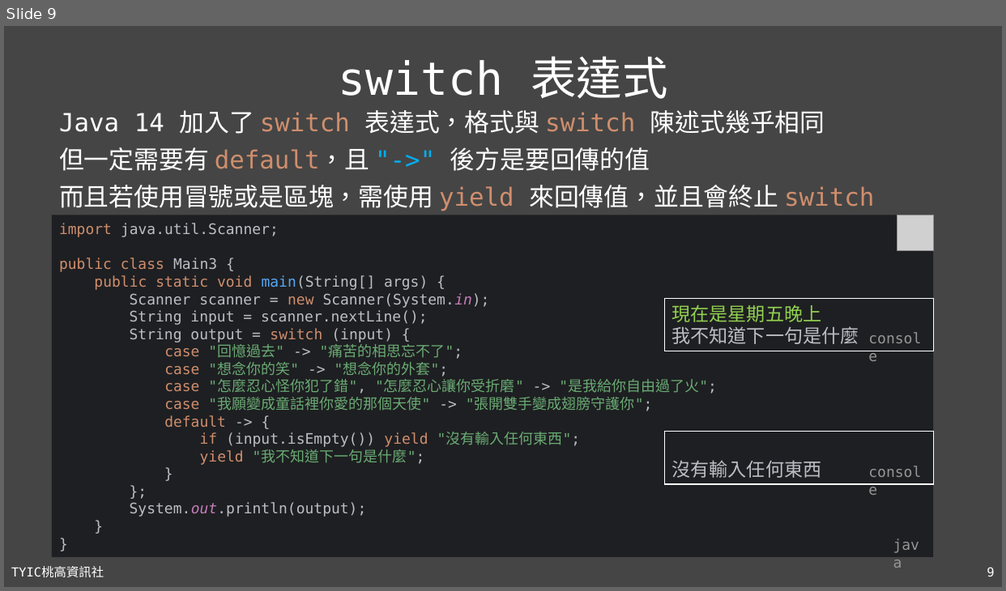
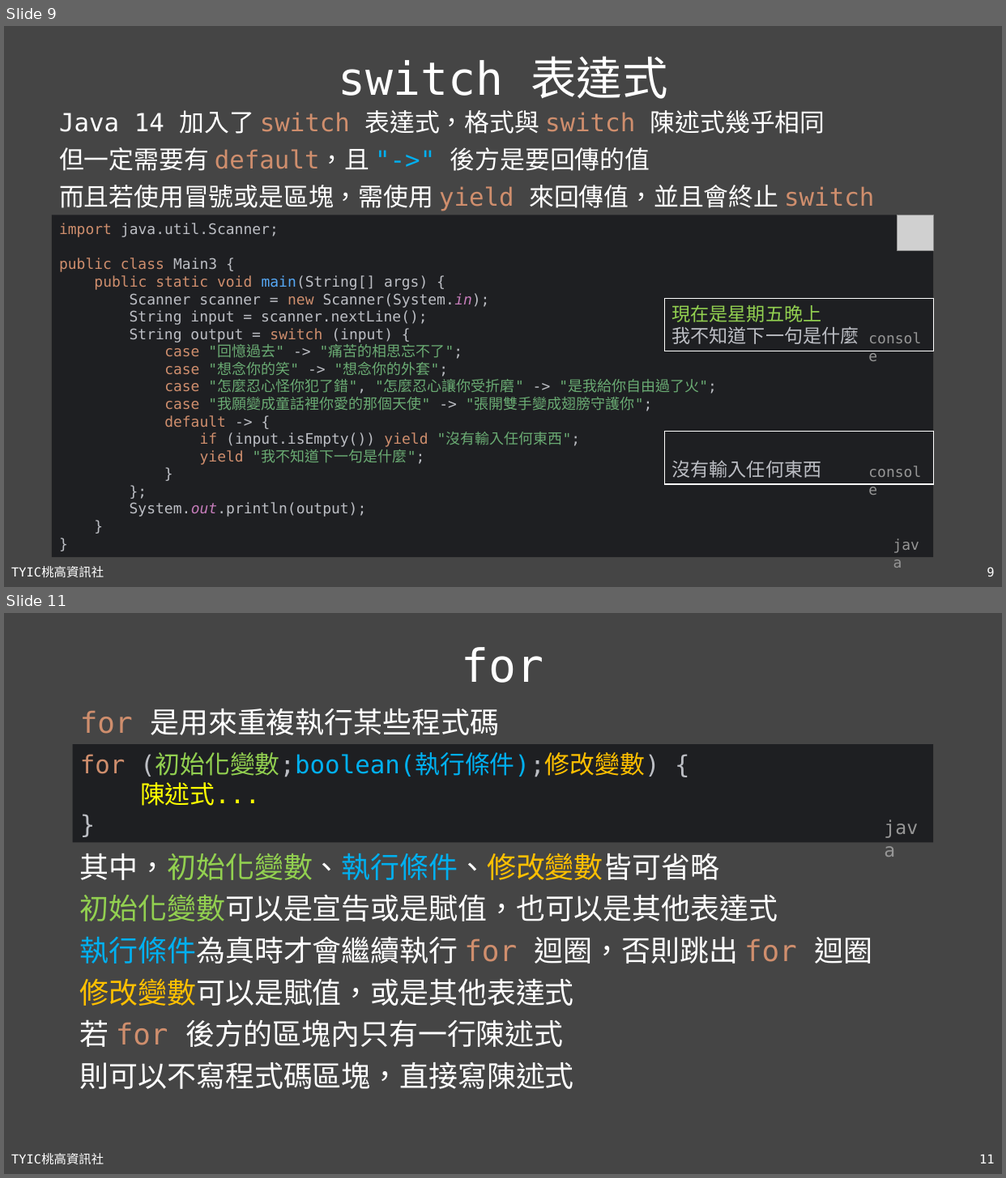
Before and after one commit to TYSHIC/slides, a slide deck: powerpoint/06_流程控制.pptx. Shown one above the other, each under a label of ours: slide 9 before the commit, slides 9 and 11 after it; the slides between them are not shown. The pictures are 1006x591 and 1006x1178 pixels, drawn with LibreOffice and Linux fonts; fonts in the diff are those of the drawing; grey boxes stand for pictures. Boxes give left, top, right and bottom in pixels: in the first picture for what was removed or moved away, otherwise in the second. Text is boxed around its words. In the diff, an @@ line names an element or a change of style, - is before the commit and + after.

```diff
--- a/powerpoint/06_流程控制.pptx
+++ b/powerpoint/06_流程控制.pptx
@@ slide 11 added at bbox=[4, 613, 1002, 1174], background #454545; not listed: 2 template elements that a slide beside it also shows @@
@@ title added at bbox=[462, 647, 544, 683], 44 pt, text #FFFFFF @@
+for
@@ text added at bbox=[80, 708, 499, 735], 28 pt, text #FFFFFF @@
+for 是用來重複執行某些程式碼
@@ rectangle added at bbox=[73, 744, 934, 842], fill #1E1F22, 24 pt, text #00B0F0 @@
+for (初始化變數;boolean(執行條件);修改變數) {
+陳述式...
+}
@@ text added at bbox=[877, 812, 934, 842], 18 pt, text #969696 @@
+java
@@ text added at bbox=[80, 854, 872, 1089], 28 pt, text #FFFFFF @@
+其中，初始化變數、執行條件、修改變數皆可省略
+初始化變數可以是宣告或是賦值，也可以是其他表達式
+執行條件為真時才會繼續執行 for 迴圈，否則跳出 for 迴圈
+修改變數可以是賦值，或是其他表達式
+若 for 後方的區塊內只有一行陳述式
+則可以不寫程式碼區塊，直接寫陳述式
```
Also in this commit, not shown: 3 slides changed, 1 other slide added, 1 slide removed, 9 other files.
